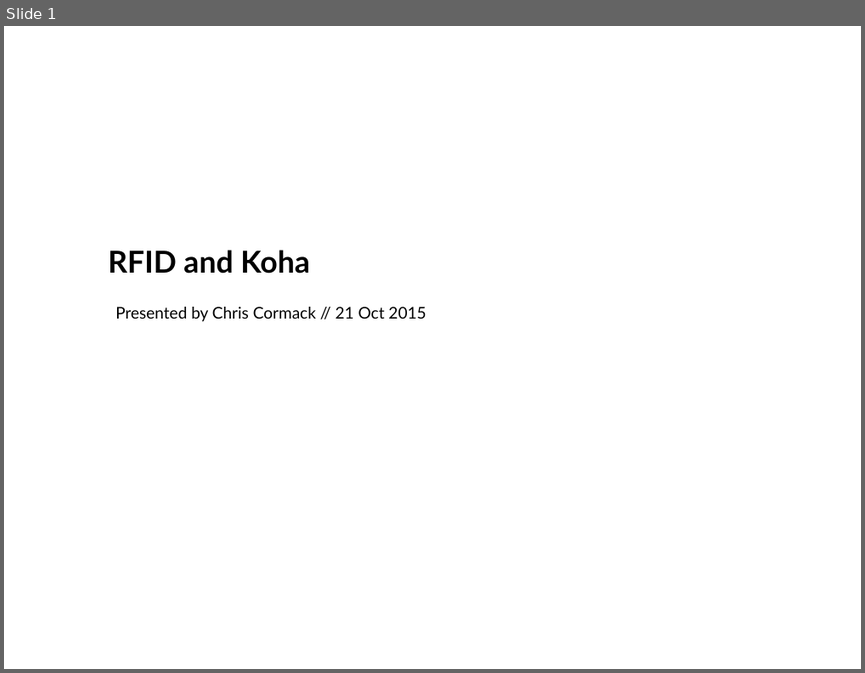
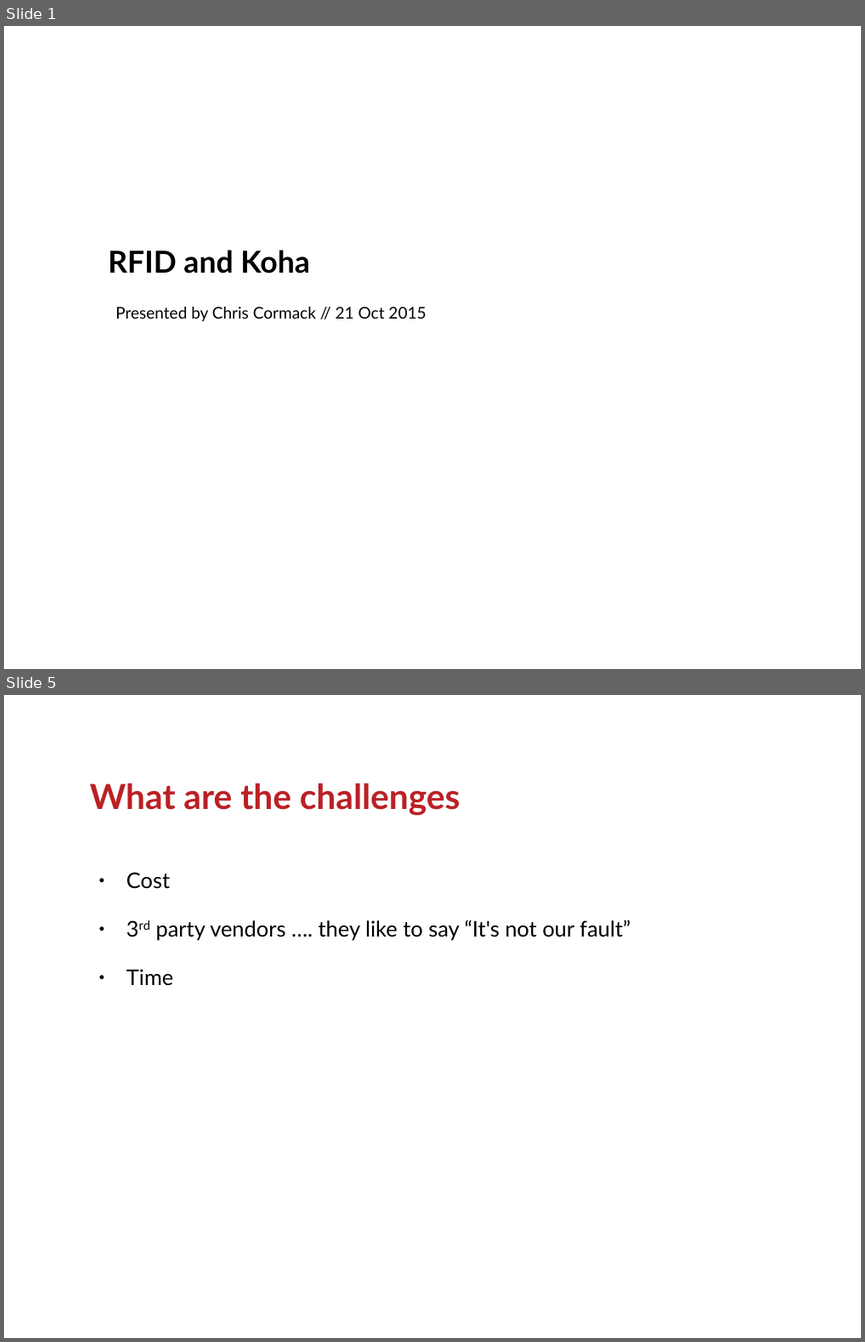
Before and after one commit to ranginui/presentation, a slide deck: kohacon15/rfid/rfid.odp. Shown one above the other, each under a label of ours: slide 1 before the commit, slides 1 and 5 after it; the slides between them are not shown. The pictures are 865x673 and 865x1342 pixels, drawn with LibreOffice and Linux fonts; fonts in the diff are those of the drawing; background and template pictures are left out. Boxes give left, top, right and bottom in pixels: in the first picture for what was removed or moved away, otherwise in the second. Text is boxed around its words. In the diff, an @@ line names an element or a change of style, - is before the commit and + after.

```diff
--- a/kohacon15/rfid/rfid.odp
+++ b/kohacon15/rfid/rfid.odp
@@ slide 5 added at (x1=4, y1=695, x2=861, y2=1338), background #FFFFFF @@
@@ title added at (x1=90, y1=783, x2=460, y2=816), 32 pt, text #BB2025, bold @@
+What are the challenges
@@ text added at (x1=126, y1=872, x2=630, y2=985), 20 pt, text #000000 @@
+● Cost
+● 3rd party vendors …. they like to say “It's not our fault”
+● Time
```
Also in this commit, not shown: 5 other slides added, 5 slides removed, 1 other file.
